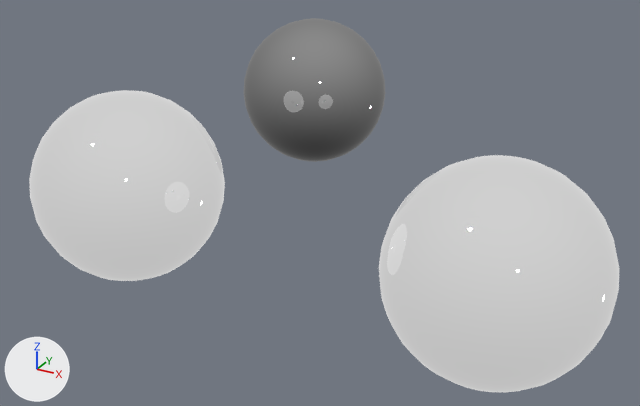
The Blender file Materials/Items.blend: old version first, new version second.
Both versions are drawn from a 50 mm camera at (7.39, -8.24, 4.48) aimed at (1.84, 1.85, -0.57). The lights are fixed; the arrows at lower left show +X, +Y and +Z.

In view in the first picture: 'ComponentsContractPackage_LOD3', 'IngotsAtlas', 'Small_Rocket'.
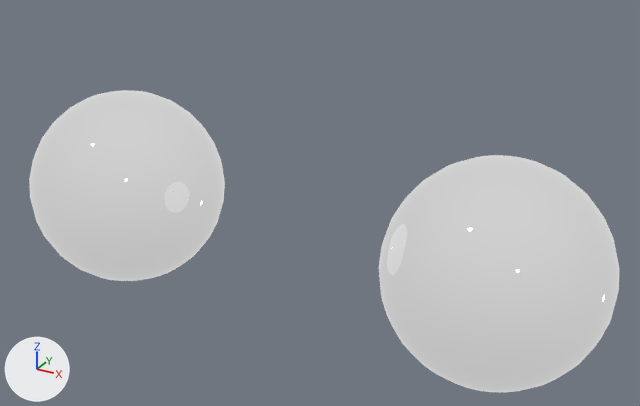
Boxes (x1, y1, x2, y2) around the edits, measured in the pictures (640 x 406 px):
```json
{"object": "IngotsAtlas", "change": "deleted", "before": [243, 18, 385, 162]}
```

The change, as JSON lines over the scene's bpy script:
```json
{"op": "remove", "block": "ob_ingotsatlas", "code": ["ob_ingotsatlas = bpy.data.objects.new('IngotsAtlas', me_sphere_002)", "ob_ingotsatlas.location = (0.0, 5.0, 0.0)"]}
```
